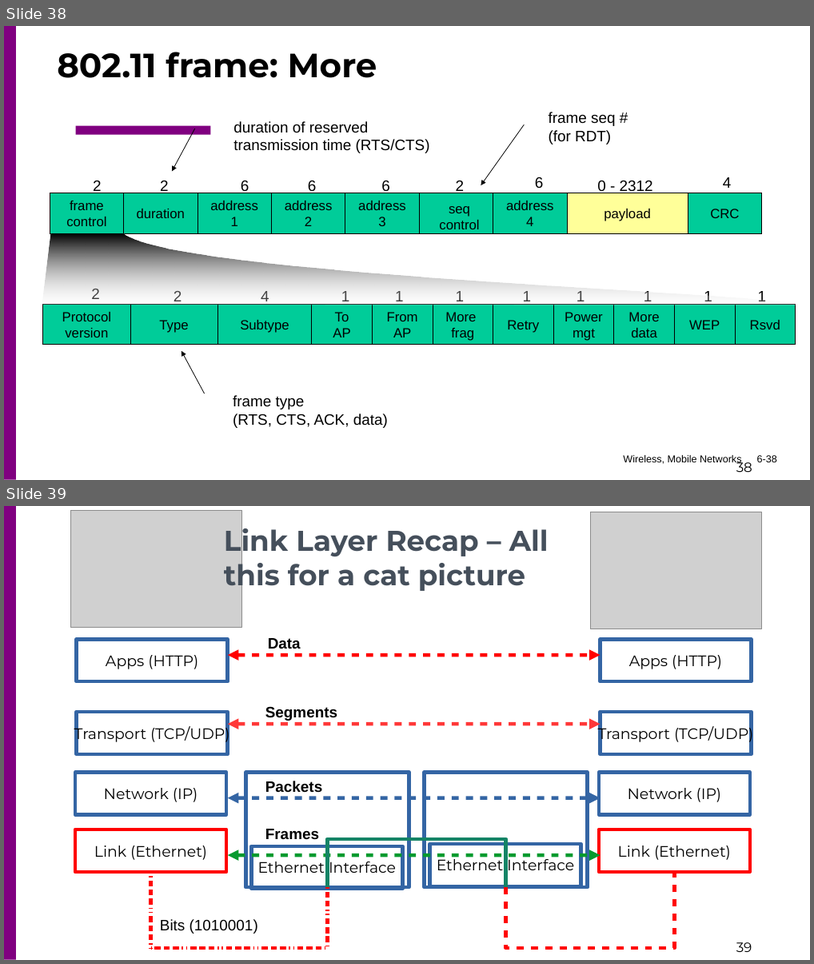
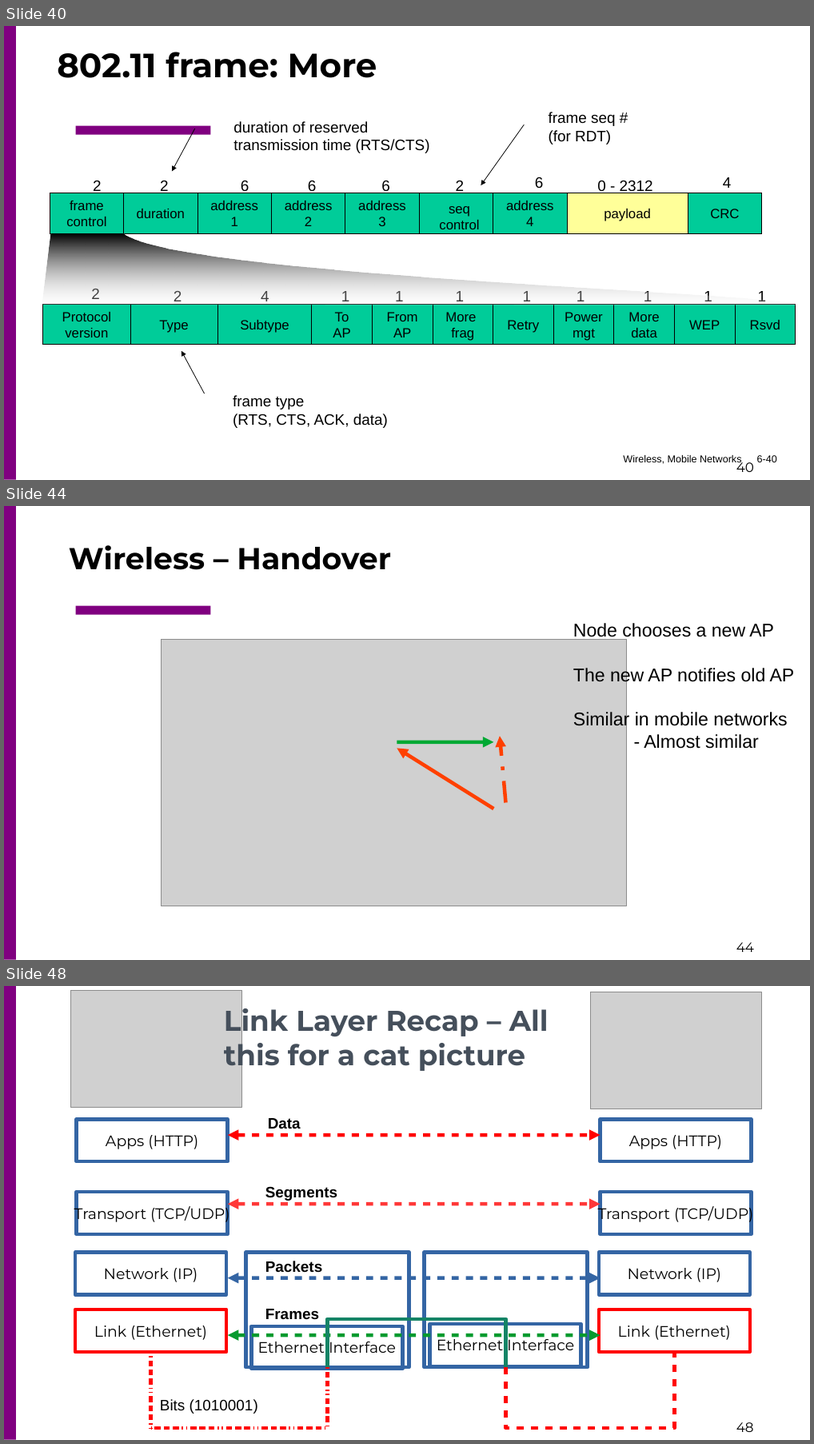
Before and after one commit to csc4200/csc4200.github.io, a slide deck: docs/lectures_source/class_slides-5.odp. Shown one above the other, each under a label of ours: slides 38 and 39 before the commit, slides 40, 44 and 48 after it; the slides between them are not shown. The pictures are 814x964 and 814x1444 pixels, drawn with LibreOffice and Linux fonts; fonts in the diff are those of the drawing; grey boxes stand for pictures. Boxes give left, top, right and bottom in pixels: in the first picture for what was removed or moved away, otherwise in the second. Text is boxed around its words. In the diff, an @@ line names an element or a change of style, - is before the commit and + after.

```diff
--- a/docs/lectures_source/class_slides-5.odp
+++ b/docs/lectures_source/class_slides-5.odp
@@ slide 44 added at (4, 506, 810, 960), background #FFFFFF; not listed: 3 template elements that a slide beside it also shows @@
@@ title added at (69, 545, 391, 570), 36 pt, text #000000, bold @@
+Wireless – Handover
@@ text added at (574, 623, 795, 748), 22 pt, text #000000 @@
+Node chooses a new AP
+The new AP notifies old AP
+Similar in mobile networks
+- Almost similar
@@ picture added at (162, 639, 627, 906) @@
@@ arrow added from (398, 742) to (494, 742), #00A933 4.31 pt @@
@@ arrow added from (506, 803) to (500, 736), #FF4000 4.31 pt @@
@@ arrow added from (494, 808) to (398, 748), #FF4000 4.31 pt @@
@@ what was slide 38 is now slide 40 @@
@@ page number at (758, 455, 778, 462): text changed @@
-6-38
+6-40
@@ page number at (737, 459, 754, 472): text changed @@
-38
+40
@@ what was slide 39 is now slide 48 @@
@@ page number at (737, 1422, 754, 1432): text changed @@
-39
+48
```
Also in this commit, not shown: 2 slides changed, 8 other slides added, 9 other files.
